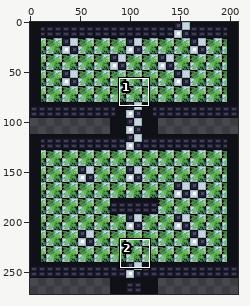
Sprite sheet -- res/images/backgrounds/Chemistry5.png. The first picture is a wide view before the edit; the outline marks the close-up.
Close-up. Earlier state:
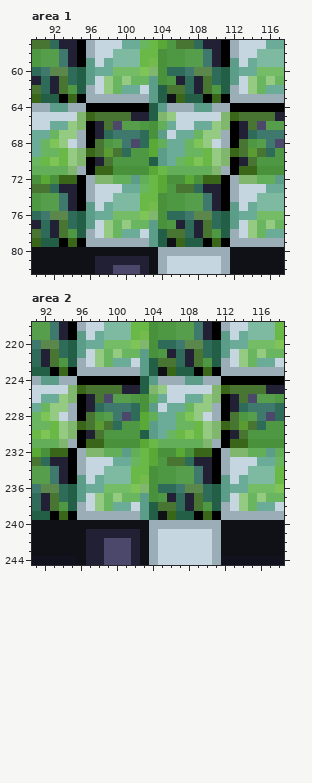
The file is 208x272 pixels. Colours within 5 levels of each other are drawn and written as one. Shown: area 1: x 90..117, y 57..82; area 2: x 91..118, y 218..244.
The same view after the edit:
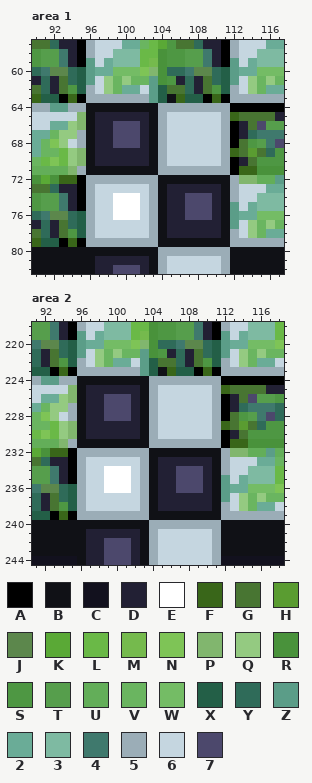
Palette (. is transparent): A #000000  B #101116  C #12111e  D #222034  E #ffffff  F #396619  G #487532  H #5a9c31  J #5c874c  K #5aa936  L #6ab947  M #75ba4d  N #7ec456  P #81b66e  Q #94ca81  R #49923b  S #4e9743  T #569e4c  U #63ae59  V #6ab560  W #74bc65  X #235f47  Y #2f6b59  Z #5b9d88  2 #6aac97  3 #7ebaa2  4 #3f796d  5 #9badb7  6 #c5d6e0  7 #4c486c
The commit says: Make chemistry not softlockable
From old to new:
--- area 1
@@ x 90..117 @@
 63 FXXAFA5555555ZXBFXXAFA555555
-64 55ZZ55AAAAAAAXZ555ZZ55AAAAAA
-65 66666PFGGGGDDXPQ66666PFGGGGD
-66 6622QPADG7TTSRU26622QPADG7TT
-67 22VQQ5ADY444YRZ622VQQ5ADY444
-68 2VNQ65AGST47YKU22VNQ65AGST47
-69 2VVLQPFGHGYSSKZ22VVLQPFGHGYS
-70 VLNLQPADGSSSSXZ2VLNLQPADGSSS
-71 UUUUP5AFFRRRRKLUUUUUP5AFFRRR
-72 RKRFFA5PPUUZULKRRKRFFA5PPUUZ
-73 GGYDDA566622VLKSGGYDDA566622
-74 STT4DA566333LLRSSTT4DA566333
-75 STT4DAZ62333LMRSSTT4DAZ62333
-76 Y4JJYXZ22WWWNPRYY4JJYXZ22WWW
-77 DYDGYXZ6QVQVVZRSDYDGYXZ6QVQV
-78 GYDGSX56QV226ZXGGYDGSX56QV22
-79 FXXAFA5555555ZXBFXXAFA555555
+64 55ZZ55BBBBBBBB55555555AAAAAA
+65 66666PBDDDDDDB56666665FGGGGD
+66 6622QPBDD777DB56666665ADG7TT
+67 22VQQ5BDD777DB56666665ADY444
+68 2VNQ65BDD777DB56666665AGST47
+69 2VVLQPBDDDDDDB56666665FGHGYS
+70 VLNLQPBDDDDDDB56666665ADGSSS
+71 UUUUP5BBBBBBBB55555555AFFRRR
+72 RKRFFA55555555BBBBBBBB5PPUUZ
+73 GGYDDA56666665BDDDDDDB566622
+74 STT4DA566EEE65BDD777DB566333
+75 STT4DA566EEE65BDD777DBZ62333
+76 Y4JJYX566EEE65BDD777DBZ22WWW
+77 DYDGYX56666665BDDDDDDBZ6QVQV
+78 GYDGSX56666665BDDDDDDB56QV22
+79 FXXAFA55555555BBBBBBBB555555
 80 BBBBBBBBBBBBBB55555555BBBBBB
--- area 2
@@ x 91..118 @@
 223 XXAFA5555555ZXBFXXAFA5555555
-224 5ZZ55AAAAAAAXZ555ZZ55AAAAAAA
-225 6666PFGGGGDDXPQ66666PFGGGGDD
-226 622QPADG7TTSRU26622QPADG7TTS
-227 2VQQ5ADY444YRZ622VQQ5ADY444Y
-228 VNQ65AGST47YKU22VNQ65AGST47Y
-229 VVLQPFGHGYSSKZ22VVLQPFGHGYSS
-230 LNLQPADGSSSSXZ2VLNLQPADGSSSS
-231 UUUP5AFFRRRRKLUUUUUP5AFFRRRR
-232 KRFFA5PPUUZULKRRKRFFA5PPUUZU
-233 GYDDA566622VLKSGGYDDA566622V
-234 TT4DA566333LLRSSTT4DA566333L
-235 TT4DAZ62333LMRSSTT4DAZ62333L
-236 4JJYXZ22WWWNPRYY4JJYXZ22WWWN
-237 YDGYXZ6QVQVVZRSDYDGYXZ6QVQVV
-238 YDGSX56QV226ZXGGYDGSX56QV226
-239 XXAFA5555555ZXBFXXAFA5555555
+224 5ZZ55BBBBBBBB55555555AAAAAAA
+225 6666PBDDDDDDB56666665FGGGGDD
+226 622QPBDD777DB56666665ADG7TTS
+227 2VQQ5BDD777DB56666665ADY444Y
+228 VNQ65BDD777DB56666665AGST47Y
+229 VVLQPBDDDDDDB56666665FGHGYSS
+230 LNLQPBDDDDDDB56666665ADGSSSS
+231 UUUP5BBBBBBBB55555555AFFRRRR
+232 KRFFA55555555BBBBBBBB5PPUUZU
+233 GYDDA56666665BDDDDDDB566622V
+234 TT4DA566EEE65BDD777DB566333L
+235 TT4DA566EEE65BDD777DBZ62333L
+236 4JJYX566EEE65BDD777DBZ22WWWN
+237 YDGYX56666665BDDDDDDBZ6QVQVV
+238 YDGSX56666665BDDDDDDB56QV226
+239 XXAFA55555555BBBBBBBB5555555
 240 BBBBBBBBBBBBB55555555BBBBBBB
